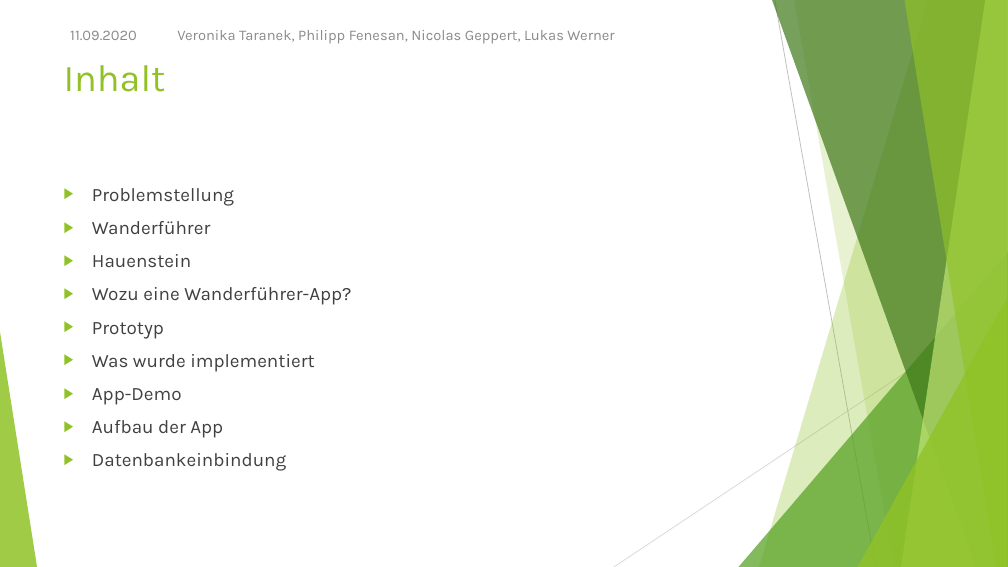
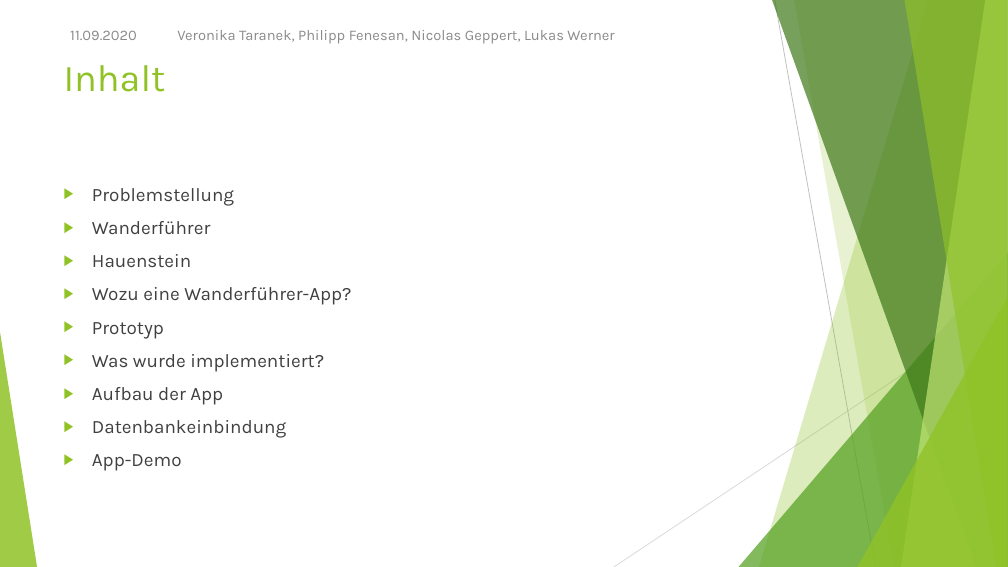
Before and after one commit to NicoGep/Programming_Project, a slide deck: slide 2 of presentation/wanderoo – Gruppe 3.pptx. Drawn at 1008x567 pixels with LibreOffice and Linux fonts; fonts in the diff are those of the drawing. Boxes give left, top, right and bottom in pixels: in the first picture for what was removed or moved away, otherwise in the second. Text is boxed around its words. In the diff, an @@ line names an element or a change of style, - is before the commit and + after.

```diff
--- a/presentation/wanderoo – Gruppe 3.pptx
+++ b/presentation/wanderoo – Gruppe 3.pptx
@@ text at (92,354,324,372): text changed @@
-▶ Was wurde implementiert
-▶ App-Demo
+▶ Was wurde implementiert?
@@ text at (92,454,182,471): paragraph added @@
+▶ App-Demo
```
